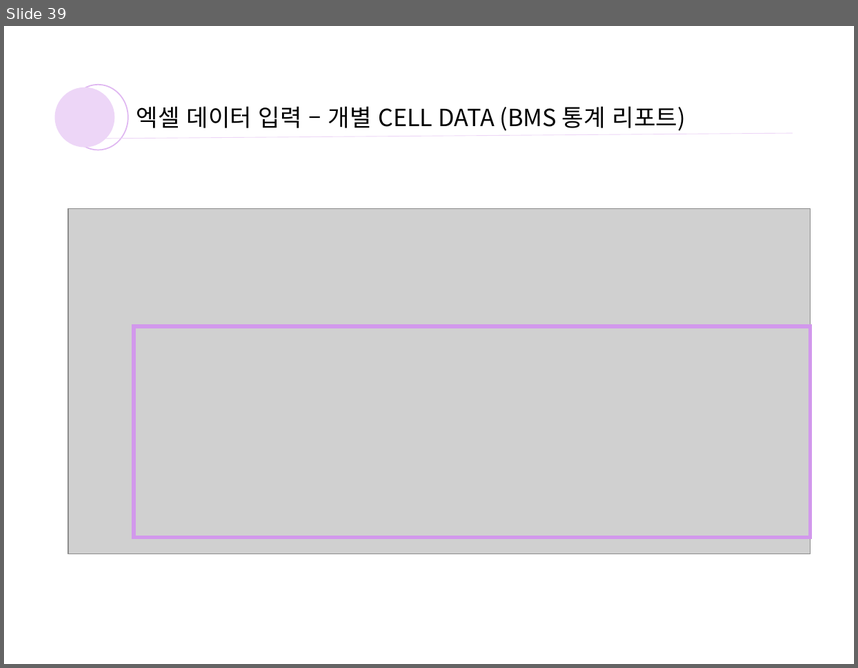
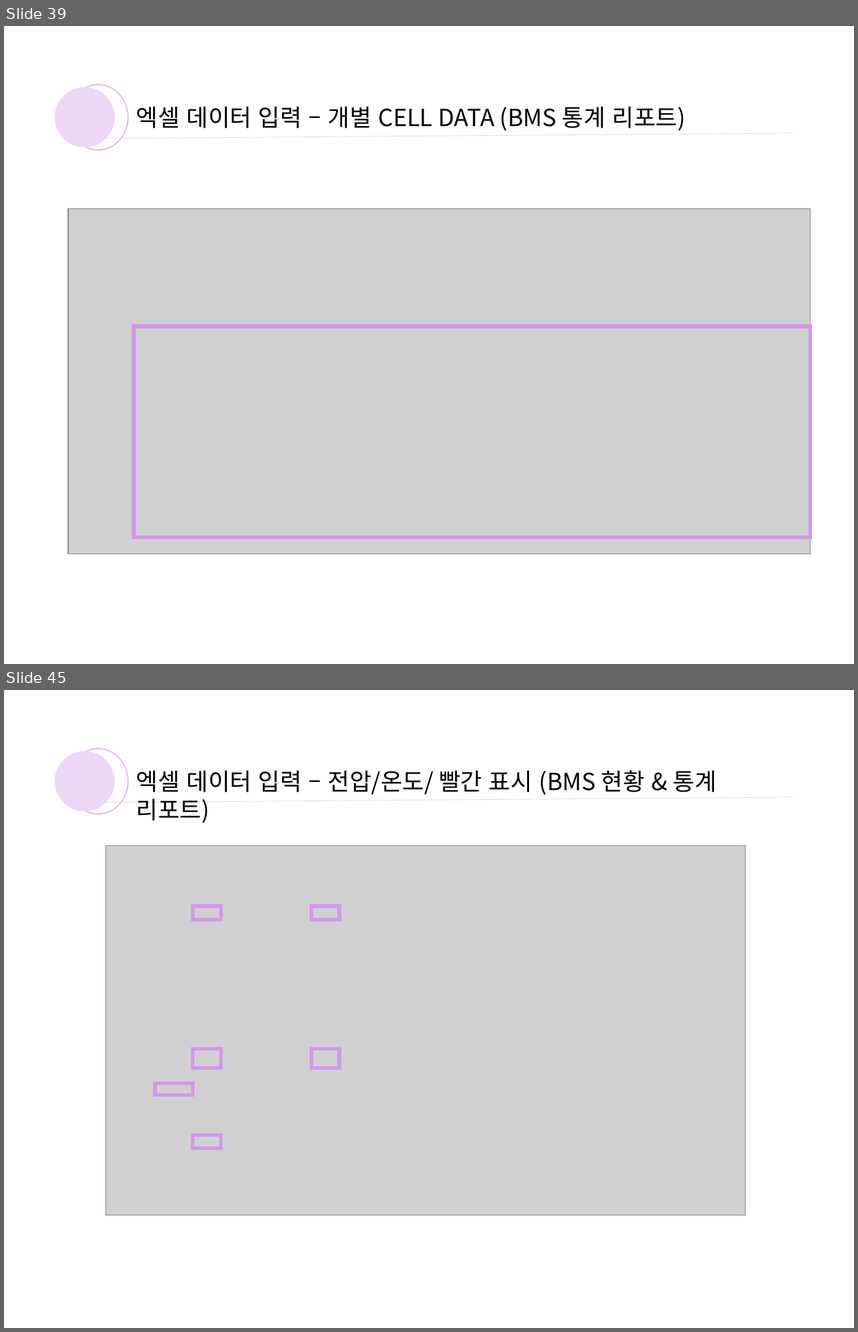
Before and after one commit to yoosooop/INTERN_log, a slide deck: bms 엑셀 파일 생성.pptx. Shown one above the other, each under a label of ours: slide 39 before the commit, slides 39 and 45 after it; the slides between them are not shown. The pictures are 858x668 and 858x1332 pixels, drawn with LibreOffice and Linux fonts; fonts in the diff are those of the drawing; grey boxes stand for pictures. Boxes give left, top, right and bottom in pixels: in the first picture for what was removed or moved away, otherwise in the second. Text is boxed around its words. In the diff, an @@ line names an element or a change of style, - is before the commit and + after.

```diff
--- a/bms 엑셀 파일 생성.pptx
+++ b/bms 엑셀 파일 생성.pptx
@@ slide 45 added at (4, 690, 854, 1328), background #FFFFFF @@
@@ ellipse added at (55, 751, 114, 811), fill #EDD6F7 @@
@@ ellipse added at (67, 749, 128, 814), outline #D298EC 1 pt @@
@@ text added at (136, 770, 717, 823), 20 pt, text #000000 @@
+엑셀 데이터 입력 – 전압/온도/ 빨간 표시 (BMS 현황 & 통계 리포트)
@@ line added from (106, 802) to (793, 797), #EDD6F7 0.5 pt @@
@@ picture added at (106, 845, 746, 1214) @@
@@ rectangle added at (193, 906, 221, 920), outline #D298EC 3 pt @@
@@ rectangle added at (311, 906, 339, 920), outline #D298EC 3 pt @@
@@ rectangle added at (193, 1049, 221, 1068), outline #D298EC 3 pt @@
@@ rectangle added at (311, 1049, 339, 1068), outline #D298EC 3 pt @@
@@ rectangle added at (155, 1083, 193, 1094), outline #D298EC 3 pt @@
@@ rectangle added at (193, 1134, 221, 1148), outline #D298EC 3 pt @@
```
Also in this commit, not shown: 6 slides changed, 3 other slides added.
